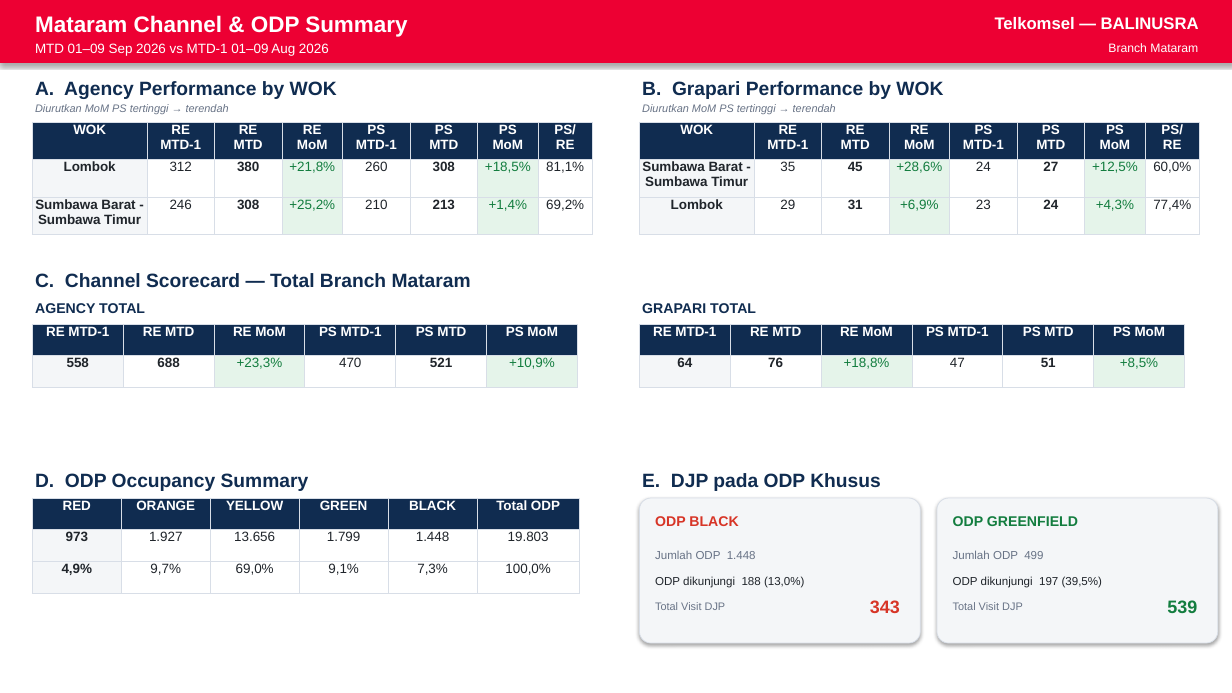
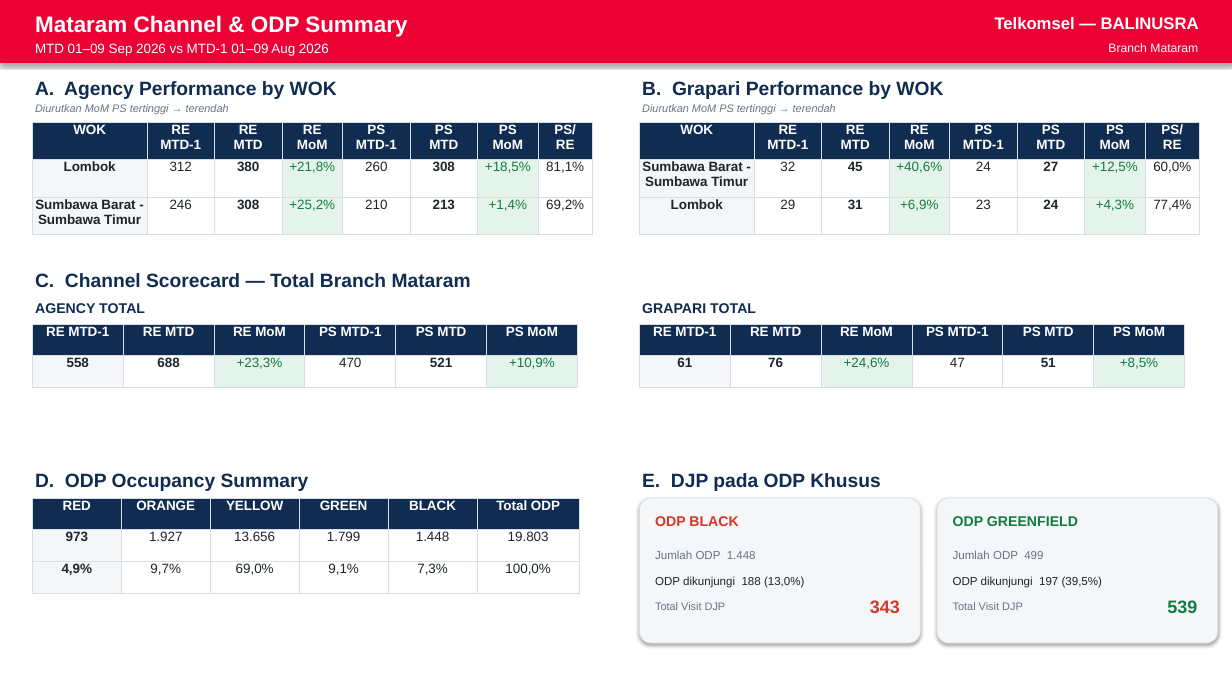
Before and after one commit to linktreehhbalnus-eng/wow_balnus, a slide deck: slide 4 of reports/BRANCH_MATARAM_PERFORMANCE_SUMMARY_20260909_INARA.pptx. Drawn at 1232x693 pixels with LibreOffice and Linux fonts; fonts in the diff are those of the drawing. Boxes give left, top, right and bottom in pixels: in the first picture for what was removed or moved away, otherwise in the second. Text is boxed around its words. In the diff, an @@ line names an element or a change of style, - is before the commit and + after.

```diff
--- a/reports/BRANCH_MATARAM_PERFORMANCE_SUMMARY_20260909_INARA.pptx
+++ b/reports/BRANCH_MATARAM_PERFORMANCE_SUMMARY_20260909_INARA.pptx
@@ table at bbox=[640, 122, 1200, 235] @@
-row 2, column 2: 35
+row 2, column 2: 32
-row 2, column 4: +28,6%
+row 2, column 4: +40,6%
@@ table at bbox=[640, 324, 1183, 387] @@
-row 2, column 1: 64
+row 2, column 1: 61
-row 2, column 3: +18,8%
+row 2, column 3: +24,6%
```
Also in this commit, not shown: 1 other slide changed, 1 slide added, 11 other files.
